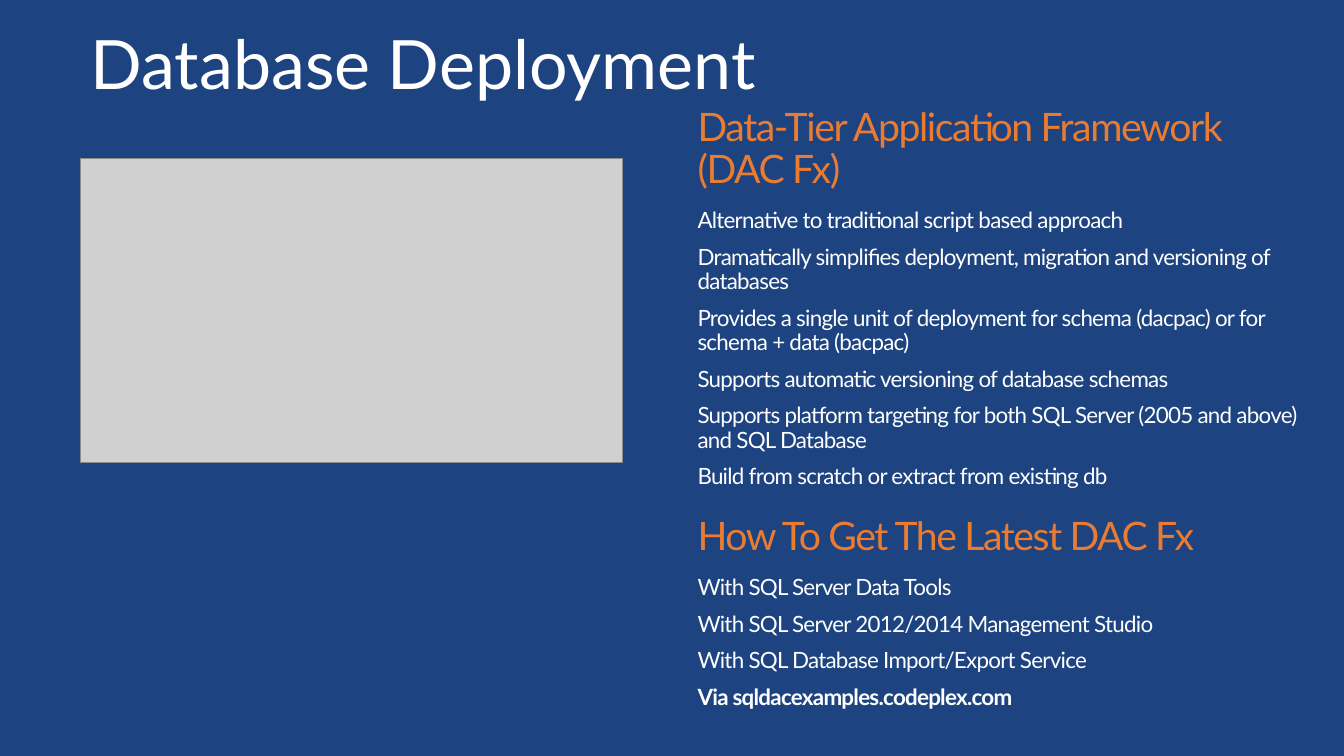
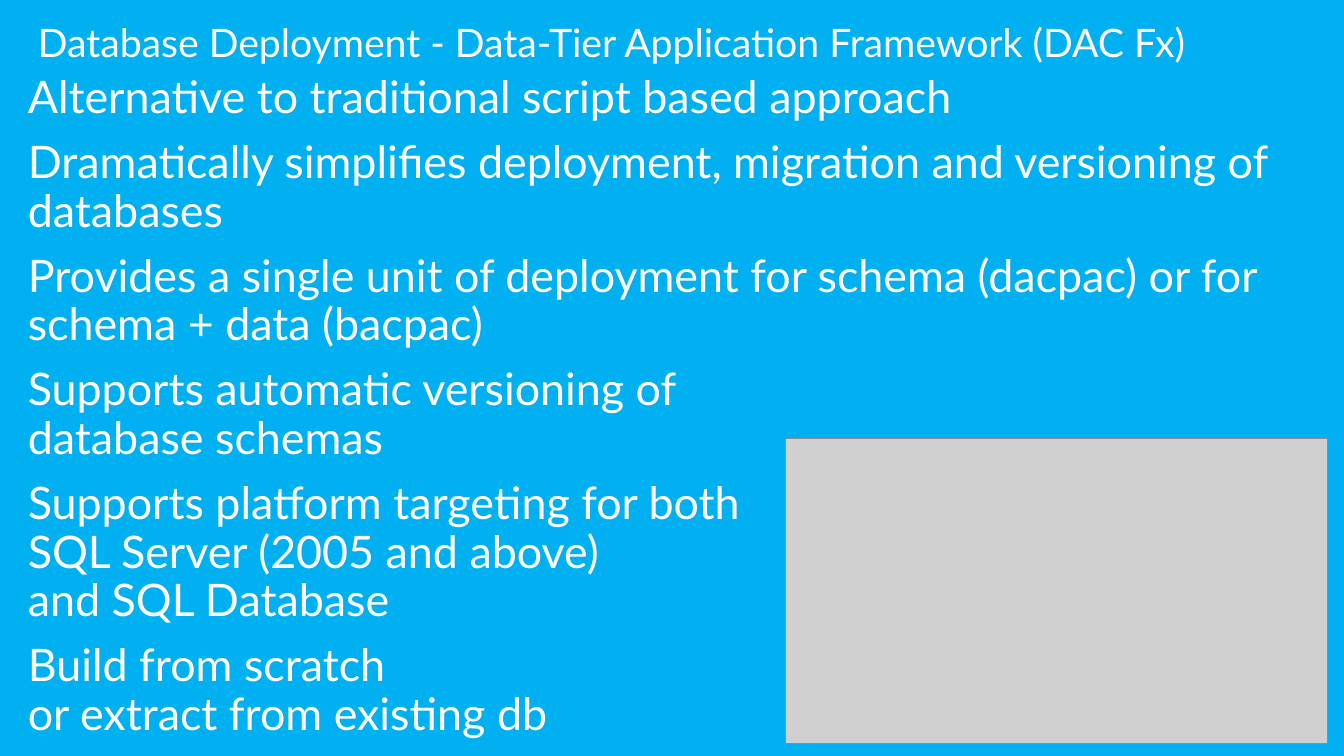
Before and after one commit to sack212/BasicAzureCamp, a slide deck: slide 30 of Data/Data.pptx (slide 16 before the commit). Drawn at 1344x756 pixels with LibreOffice and Linux fonts; fonts in the diff are those of the drawing; grey boxes stand for pictures; background and template pictures are left out. Boxes give left, top, right and bottom in pixels: in the first picture for what was removed or moved away, otherwise in the second. Text is boxed around its words. In the diff, an @@ line names an element or a change of style, - is before the commit and + after.

```diff
--- a/Data/Data.pptx
+++ b/Data/Data.pptx
@@ background picture (left out) to #00B0F0 @@
@@ text added at (x1=38, y1=26, x2=1185, y2=64), 28 pt, text #FFFFFF @@
+Database Deployment - Data-Tier Application Framework (DAC Fx)
@@ text "Alternative to traditional script based ..." moved from (x1=698, y1=112, x2=1297, y2=709) to (x1=28, y1=80, x2=1269, y2=739) @@
@@ text "Alternative to traditional script based ..." at (x1=28, y1=80, x2=1269, y2=739): size 16 to 32 pt, letter spacing -0.5 to 0 pt; indent changed; more space between paragraphs; vertical alignment top to middle @@
@@ title removed at (x1=91, y1=39, x2=756, y2=101) @@
-Database Deployment
@@ text at (x1=698, y1=112, x2=1223, y2=189): paragraph removed @@
-Data-Tier Application Framework
-(DAC Fx)
@@ picture moved from (x1=81, y1=158, x2=623, y2=463) to (x1=786, y1=439, x2=1329, y2=743) @@
@@ text at (x1=698, y1=521, x2=1194, y2=709): paragraphs removed @@
-How To Get The Latest DAC Fx
-  With SQL Server Data Tools
-  With SQL Server 2012/2014 Management Studio
-  With SQL Database Import/Export Service
-  Via sqldacexamples.codeplex.com
```
Also in this commit, not shown: 79 other slides changed, 21 slides added.
